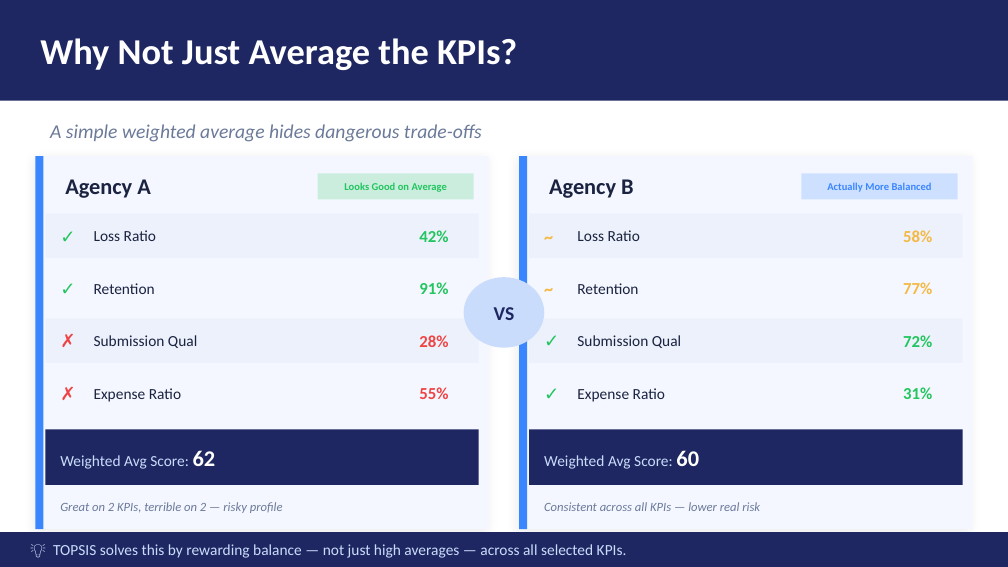
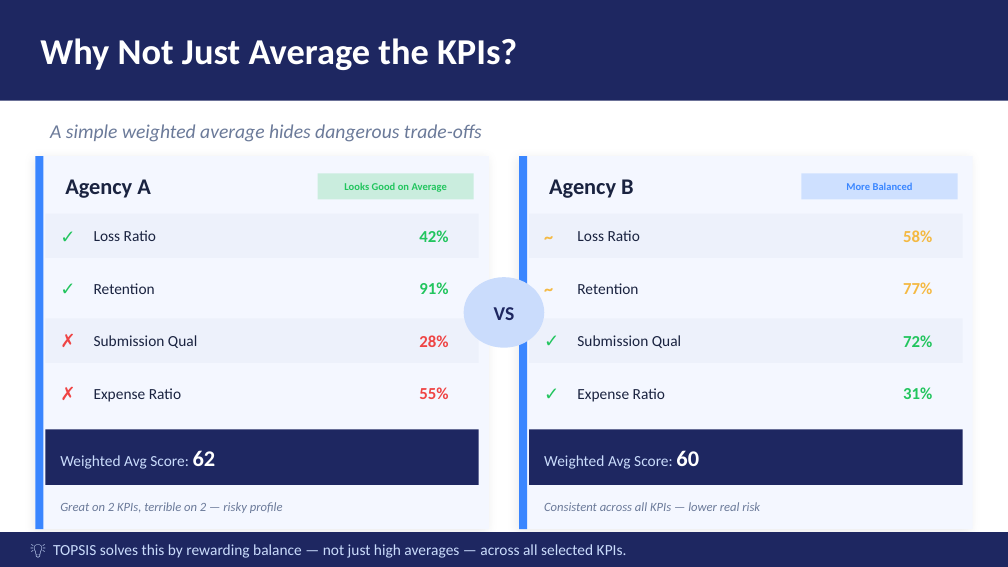
Before and after one commit to sujay1990-vm/agency_finder, a slide deck: slide 2 of TOPSIS_Method_Explainer.pptx. Drawn at 1008x567 pixels with LibreOffice and Linux fonts; fonts in the diff are those of the drawing. Boxes give left, top, right and bottom in pixels: in the first picture for what was removed or moved away, otherwise in the second. Text is boxed around its words. In the diff, an @@ line names an element or a change of style, - is before the commit and + after.

```diff
--- a/TOPSIS_Method_Explainer.pptx
+++ b/TOPSIS_Method_Explainer.pptx
@@ text at box(846, 182, 913, 190): text changed @@
-Actually More Balanced
+More Balanced
```
Also in this commit, not shown: 2 other slides changed, 4 other files.
